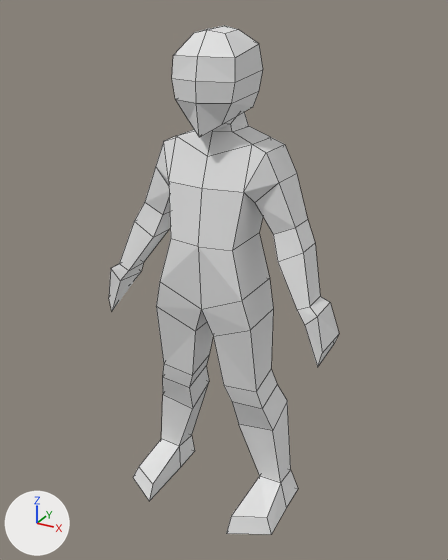
The Blender file Assets/3D object/Blender_hilut/spacesuit001.blend as it was, and as the next commit left it.
One viewpoint serves both versions: a camera (50 mm lens) standing at (2.62, -4.63, 4.74) and looking at (0.08, -0.02, 2.44). Lighting does not change. The marker at lower left points along +X, +Y and +Z. Mesh edges are drawn as thin lines.
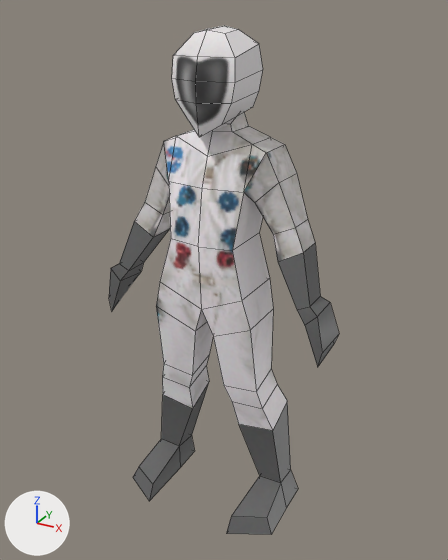
The newer file is also turned or shifted as a whole; pictures and numbers use the older file's frame.

The change, as a diff of the scene's bpy script:
```diff
--- a/Assets/3D object/Blender_hilut/spacesuit001.blend.py
+++ b/Assets/3D object/Blender_hilut/spacesuit001.blend.py
@@ img_spacesuittexture_png @@
+img_spacesuittexture_png = load_image('spacesuitTexture.png', '../../Textures/spacesuitTexture.png', 256, 256, 'sRGB')
@@ mat_material @@
+mat_material = principled_material('Material')
+mat_material.texture = img_spacesuittexture_png
+mat_material.roughness = 0.429
@@ me_cube_001 @@
 me_cube_001.from_pydata(...)  # 174 vertices, 174 faces; spans x -1.19..1.19, y -0.64..0.4, z 0.03..4.61
 # used by ob_cube; location = (0.0, 0.0, 0.0)
+# me_cube_001 part 1: edges marked sharp go from 0 to 204
+# me_cube_001 part 2: texture (UV) coordinates of 54 of 174 faces, centred in x -1.15..1.15, y -0.5..0.28, z 0.13..4.48, changed; they spanned u 0.02..0.98, v 0.01..0.96 and now span u 0.01..0.62, v 0.12..0.98
+me_cube_001.materials.append(mat_material)  # picture img_spacesuittexture_png
```

Boxes (x1, y1, x2, y2) around the edits, measured in the pictures (448 x 560 px):
'Cube', recoloured, shading changed, surface changed: (109, 51, 339, 534) in both
part 1 of me_cube_001, shading changed: (135, 26, 303, 534) in both
part 2 of me_cube_001, surface changed: (109, 30, 339, 534) in both
